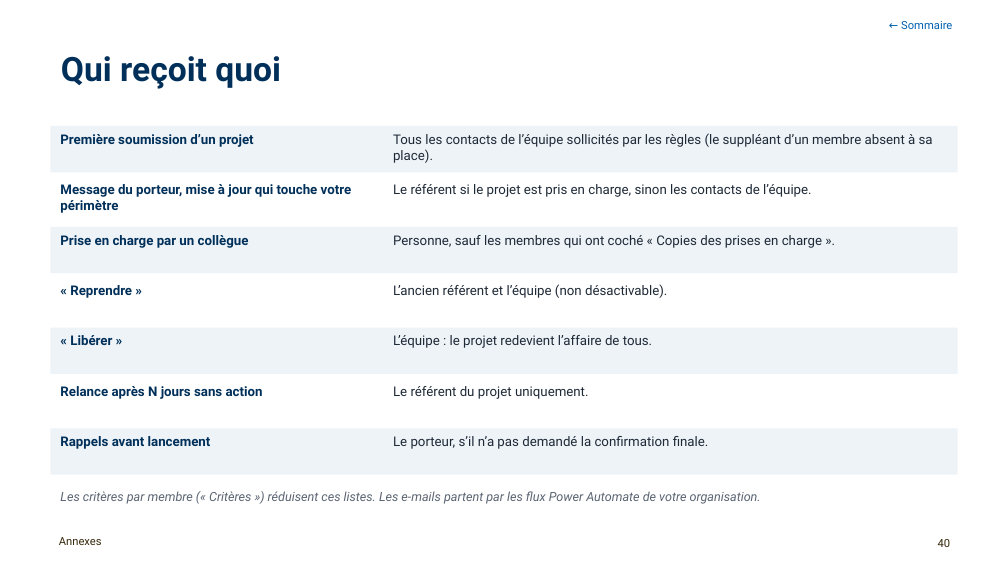
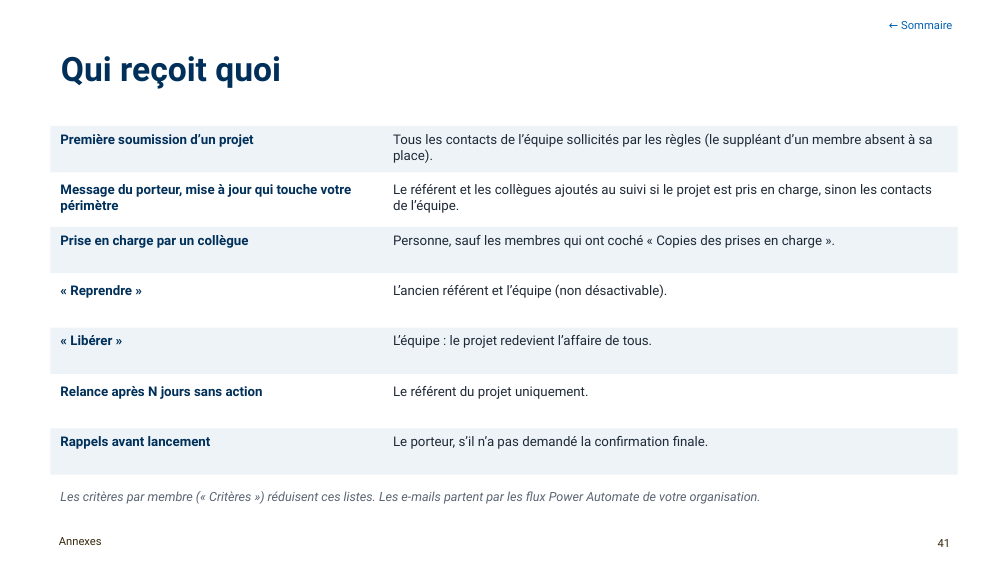
Before and after one commit to antoinelmariel-ux/ProjectNavigator, a slide deck: slide 41 of docs/Manuel_Project_Navigator_expert.pptx (slide 40 before the commit). Drawn at 1008x567 pixels with LibreOffice and Linux fonts; fonts in the diff are those of the drawing; background and template pictures are left out. Boxes give left, top, right and bottom in pixels: in the first picture for what was removed or moved away, otherwise in the second. Text is boxed around its words. In the diff, an @@ line names an element or a change of style, - is before the commit and + after.

```diff
--- a/docs/Manuel_Project_Navigator_expert.pptx
+++ b/docs/Manuel_Project_Navigator_expert.pptx
@@ text at (393,184,932,213): text changed @@
-Le référent si le projet est pris en charge, sinon les contacts de l’équipe.
+Le référent et les collègues ajoutés au suivi si le projet est pris en charge, sinon les contacts de l’équipe.
@@ page number at (938,539,951,547): text changed @@
-40
+41
```
Also in this commit, not shown: 5 other slides changed, 1 slide added.
